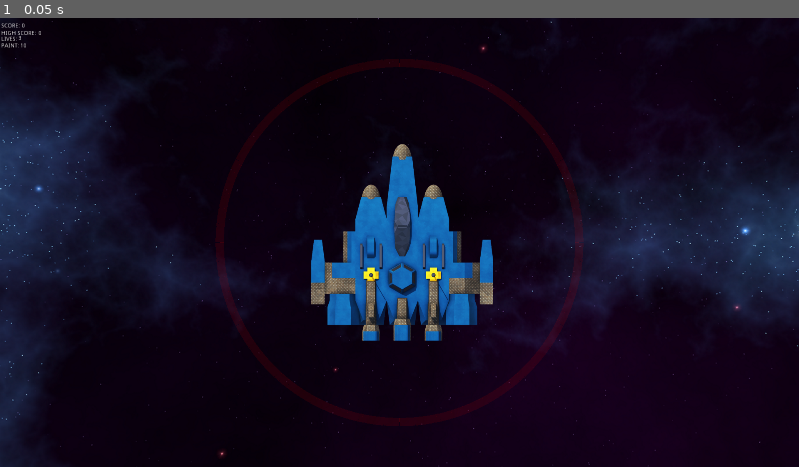
Above: before the commit, frame 1.
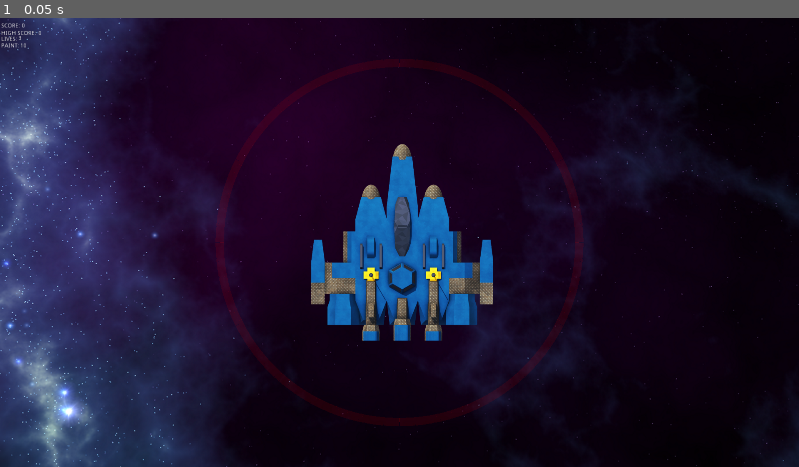
Above: after the commit, the same moment.

Repository: henrar/EndlessGame
Game: Godot game, scene res://Scenes/Game.tscn
Same seed, same stepped clock (60 frames per second), same inputs: the game is played once before the commit and once after it.
Inputs:
- Up to frame 1 (0.05 s): no input

The runs differ from the first frame. In frame 1, 32% of the frame differs, in the area x 0-100%, y 0-100%.

Commit message:
Background changes randomly

Diff:
--- a/Scripts/Background.gd
+++ b/Scripts/Background.gd
@@ -9,10 +9,7 @@
         var path = "res://Assets/Backgrounds/space_" + str(i) + ".png"
         textures.append(load(path))
 
-
-    print(textures)
-    texture = textures[1]
-    print(texture)
+    texture = textures[0]
 
     background_change_timer = Timer.new()
     background_change_timer.one_shot = false
@@ -23,9 +20,5 @@
 
 
 func replace_background():
-    if current_sprite_index < 8:
-        current_sprite_index += 1
-    else:
-        current_sprite_index = 1
-
-    texture = textures[current_sprite_index - 1]
+    current_sprite_index = int(rand_range(0, 9))
+    texture = textures[current_sprite_index]
